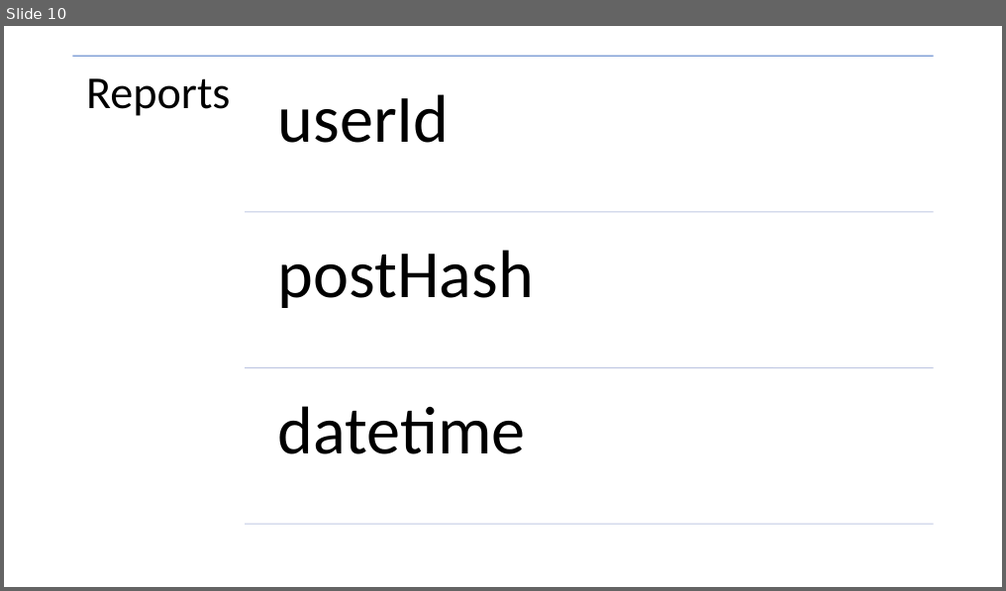
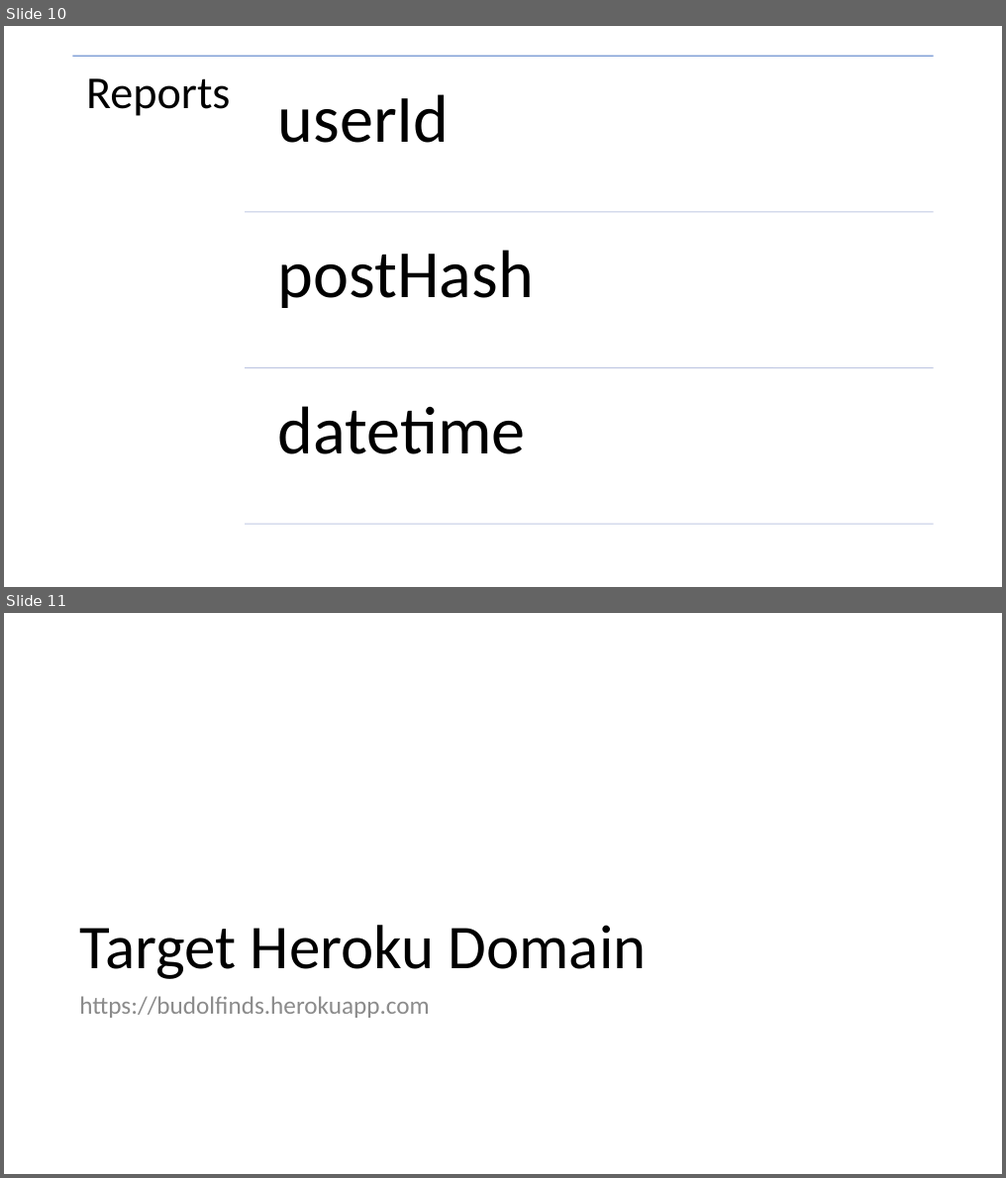
Before and after one commit to jm55/CCAPDEV-MCO, a slide deck: Official/Design.pptx. Shown one above the other, each under a label of ours: slide 10 before the commit, slides 10 and 11 after it. The pictures are 1006x591 and 1006x1178 pixels, drawn with LibreOffice and Linux fonts; fonts in the diff are those of the drawing. Boxes give left, top, right and bottom in pixels: in the first picture for what was removed or moved away, otherwise in the second. Text is boxed around its words. In the diff, an @@ line names an element or a change of style, - is before the commit and + after.

```diff
--- a/Official/Design.pptx
+++ b/Official/Design.pptx
@@ slide 11 added at [4,613,1002,1174], background #FFFFFF @@
@@ title added at [79,925,647,979], 60 pt, text #000000 @@
+Target Heroku Domain
@@ text added at [79,996,429,1018], 24 pt, text #8C8C8C @@
+https://budolfinds.herokuapp.com
```
Also in this commit, not shown: 13 other files.
